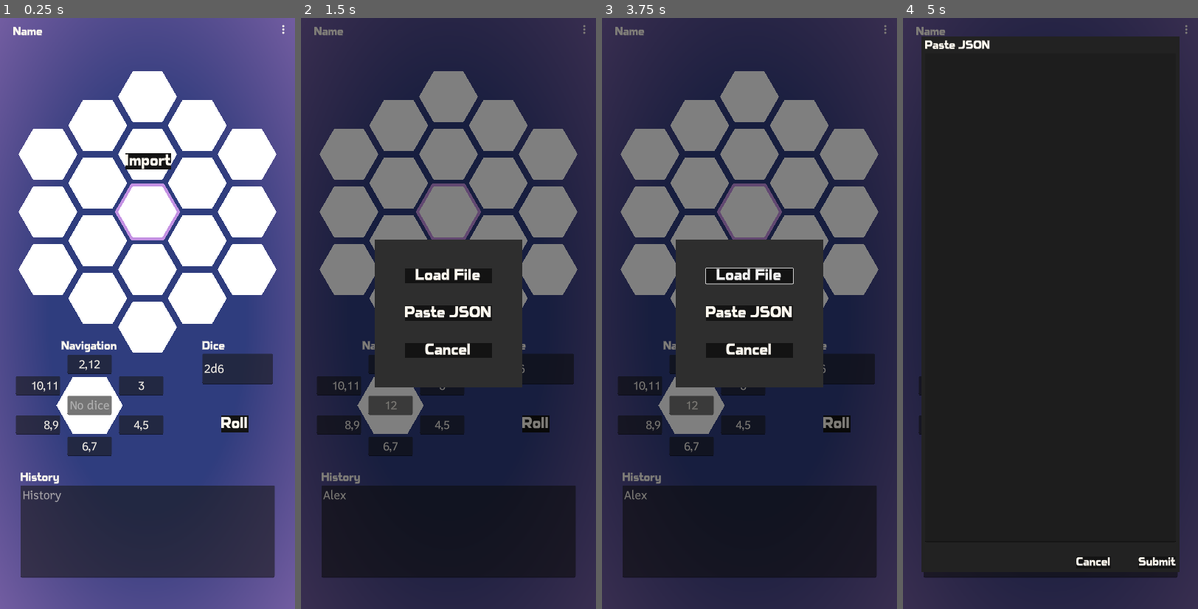
Above: before the commit, frames 1-4 (left to right).
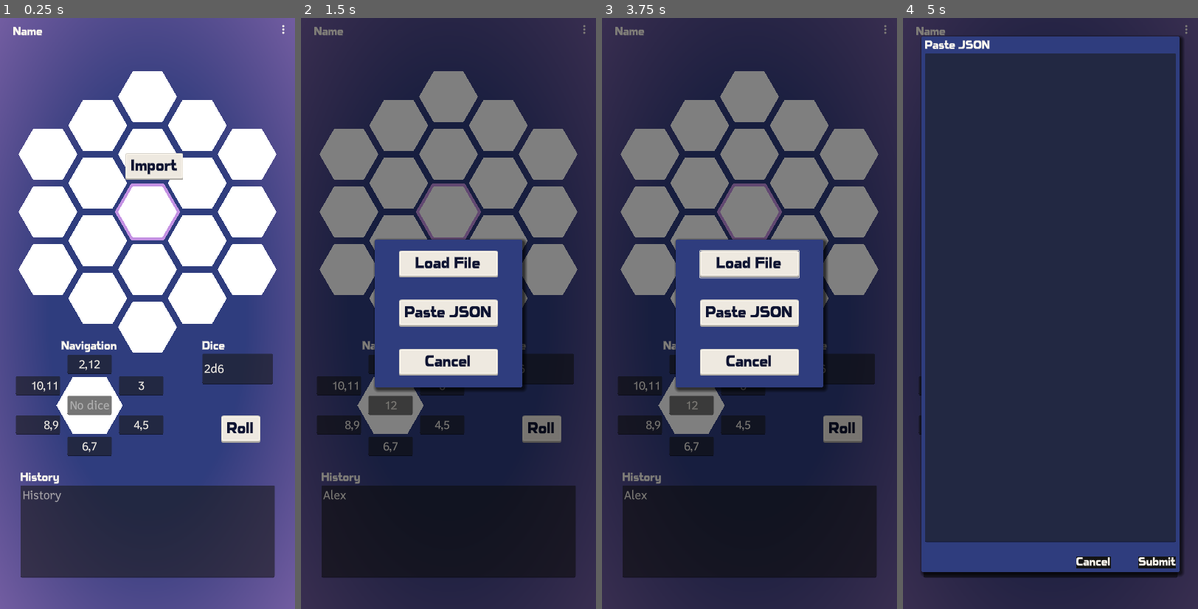
Above: after the commit, the same moments.

Repository: ashestosea/hex-flower
Game: Godot game, scene res://scenes/main.tscn
Same seed, same stepped clock (60 frames per second), same inputs: the game is played once before the commit and once after it.
Inputs (mouse positions are in pixels of both pictures, inside the frame that each line leads up to):
- Up to frame 1 (0.25 s): no input
- Up to frame 2 (1.5 s): click (389, 408) at 0.52 s; type "12" at 0.6 s; click (448, 532) at 0.75 s; type "Alex" at 0.83 s; click "Import" at 1.25 s
- Up to frame 3 (3.75 s): click "Load File" at 2 s; click (722, 413) at 2.77 s; type "12" at 2.85 s; click "Cancel" at 3.5 s
- Up to frame 4 (5 s): click "Paste JSON" at 4.25 s

The runs differ from the first frame. In frame 1, 1.3% of the frame differs, in the area x 42-89%, y 22-72%; in frame 2, 13%; in frame 3, 13%; in frame 4, 80%, in the area x 6-95%, y 3-95%.

Commit message:
Polish big button and modal panel styling

Diff:
--- a/scenes/main.tscn
+++ b/scenes/main.tscn
@@ -39,7 +39,7 @@
 import_menu = NodePath("../MarginContainer/ImportMenu")
 paste_json_menu = NodePath("../MarginContainer/PasteJSONMenu")
 file_dialog = NodePath("../FileDialog")
-json_text_edit = NodePath("../MarginContainer/PasteJSONMenu/ColorRect/MarginContainer/VBoxContainer/PasteJSONBox/TextEdit")
+json_text_edit = NodePath("../MarginContainer/PasteJSONMenu/MarginContainer/VBoxContainer/PasteJSONBox/TextEdit")
 hex_edit = NodePath("../MarginContainer/HexEdit")
 global_back_button = NodePath("../MarginContainer/GlobalBackButton")
 global_back_button_anim = NodePath("../MarginContainer/GlobalBackButton/AnimationPlayer")
@@ -201,56 +201,47 @@
 visible = false
 position = Vector2(3.385, 0)
 
-[node name="ImportMenu" type="Control" parent="MarginContainer"]
+[node name="ImportMenu" type="Panel" parent="MarginContainer"]
 visible = false
-anchors_preset = 0
+layout_mode = 0
 offset_left = 200.0
 offset_top = 600.0
 offset_right = 600.0
 offset_bottom = 1000.0
-theme_type_variation = &"FullScreenButton"
+theme_type_variation = &"ModalPanel"
 metadata/_edit_use_anchors_ = true
 
-[node name="ColorRect" type="ColorRect" parent="MarginContainer/ImportMenu"]
-layout_mode = 1
-anchors_preset = 15
-anchor_right = 1.0
-anchor_bottom = 1.0
-grow_horizontal = 2
-grow_vertical = 2
-color = Color(0.1812, 0.1812, 0.1812, 1)
-
-[node name="CenterContainer" type="CenterContainer" parent="MarginContainer/ImportMenu/ColorRect"]
-layout_mode = 1
-anchors_preset = 15
-anchor_right = 1.0
-anchor_bottom = 1.0
-grow_horizontal = 2
-grow_vertical = 2
-
-[node name="VBoxContainer" type="VBoxContainer" parent="MarginContainer/ImportMenu/ColorRect/CenterContainer"]
+[node name="CenterContainer" type="CenterContainer" parent="MarginContainer/ImportMenu"]
+layout_mode = 1
+anchors_preset = 15
+anchor_right = 1.0
+anchor_bottom = 1.0
+grow_horizontal = 2
+grow_vertical = 2
+
+[node name="VBoxContainer" type="VBoxContainer" parent="MarginContainer/ImportMenu/CenterContainer"]
 layout_mode = 2
 theme_override_constants/separation = 60
 alignment = 1
 
-[node name="File" type="Button" parent="MarginContainer/ImportMenu/ColorRect/CenterContainer/VBoxContainer"]
+[node name="File" type="Button" parent="MarginContainer/ImportMenu/CenterContainer/VBoxContainer"]
 layout_mode = 2
 theme_type_variation = &"BigButton"
 text = "Load File"
 
-[node name="Paste" type="Button" parent="MarginContainer/ImportMenu/ColorRect/CenterContainer/VBoxContainer"]
+[node name="Paste" type="Button" parent="MarginContainer/ImportMenu/CenterContainer/VBoxContainer"]
 layout_mode = 2
 theme_type_variation = &"BigButton"
 text = "Paste JSON"
 
-[node name="Cancel" type="Button" parent="MarginContainer/ImportMenu/ColorRect/CenterContainer/VBoxContainer"]
+[node name="Cancel" type="Button" parent="MarginContainer/ImportMenu/CenterContainer/VBoxContainer"]
 layout_mode = 2
 theme_type_variation = &"BigButton"
 shortcut_feedback = false
 text = "Cancel
 "
 
-[node name="PasteJSONMenu" type="Control" parent="MarginContainer"]
+[node name="PasteJSONMenu" type="Panel" parent="MarginContainer"]
 visible = false
 layout_mode = 1
 anchors_preset = 15
@@ -262,55 +253,46 @@
 offset_bottom = -100.0
 grow_horizontal = 2
 grow_vertical = 2
-theme_type_variation = &"FullScreenButton"
-
-[node name="ColorRect" type="ColorRect" parent="MarginContainer/PasteJSONMenu"]
-layout_mode = 1
-anchors_preset = 15
-anchor_right = 1.0
-anchor_bottom = 1.0
-grow_horizontal = 2
-grow_vertical = 2
-color = Color(0.135617, 0.135617, 0.135617, 1)
-
-[node name="MarginContainer" type="MarginContainer" parent="MarginContainer/PasteJSONMenu/ColorRect"]
-layout_mode = 1
-anchors_preset = 15
-anchor_right = 1.0
-anchor_bottom = 1.0
-grow_horizontal = 2
-grow_vertical = 2
-
-[node name="VBoxContainer" type="VBoxContainer" parent="MarginContainer/PasteJSONMenu/ColorRect/MarginContainer"]
+theme_type_variation = &"ModalPanel"
+
+[node name="MarginContainer" type="MarginContainer" parent="MarginContainer/PasteJSONMenu"]
+layout_mode = 1
+anchors_preset = 15
+anchor_right = 1.0
+anchor_bottom = 1.0
+grow_horizontal = 2
+grow_vertical = 2
+
+[node name="VBoxContainer" type="VBoxContainer" parent="MarginContainer/PasteJSONMenu/MarginContainer"]
 layout_mode = 2
 theme_override_constants/separation = 40
 
-[node name="PasteJSONBox" type="VBoxContainer" parent="MarginContainer/PasteJSONMenu/ColorRect/MarginContainer/VBoxContainer"]
+[node name="PasteJSONBox" type="VBoxContainer" parent="MarginContainer/PasteJSONMenu/MarginContainer/VBoxContainer"]
 layout_mode = 2
 size_flags_vertical = 3
 theme_override_constants/separation = 5
 
-[node name="Label" type="Label" parent="MarginContainer/PasteJSONMenu/ColorRect/MarginContainer/VBoxContainer/PasteJSONBox"]
+[node name="Label" type="Label" parent="MarginContainer/PasteJSONMenu/MarginContainer/VBoxContainer/PasteJSONBox"]
 layout_mode = 2
 theme_type_variation = &"HeaderMedium"
 text = "Paste JSON"
 
-[node name="TextEdit" type="TextEdit" parent="MarginContainer/PasteJSONMenu/ColorRect/MarginContainer/VBoxContainer/PasteJSONBox"]
-layout_mode = 2
-size_flags_vertical = 3
-
-[node name="HBoxContainer" type="HBoxContainer" parent="MarginContainer/PasteJSONMenu/ColorRect/MarginContainer/VBoxContainer"]
+[node name="TextEdit" type="TextEdit" parent="MarginContainer/PasteJSONMenu/MarginContainer/VBoxContainer/PasteJSONBox"]
+layout_mode = 2
+size_flags_vertical = 3
+
+[node name="HBoxContainer" type="HBoxContainer" parent="MarginContainer/PasteJSONMenu/MarginContainer/VBoxContainer"]
 layout_mode = 2
 theme_override_constants/separation = 75
 alignment = 2
 
-[node name="Cancel" type="Button" parent="MarginContainer/PasteJSONMenu/ColorRect/MarginContainer/VBoxContainer/HBoxContainer"]
+[node name="Cancel" type="Button" parent="MarginContainer/PasteJSONMenu/MarginContainer/VBoxContainer/HBoxContainer"]
 layout_mode = 2
 size_flags_horizontal = 4
 text = "Cancel
 "
 
-[node name="Submit" type="Button" parent="MarginContainer/PasteJSONMenu/ColorRect/MarginContainer/VBoxContainer/HBoxContainer"]
+[node name="Submit" type="Button" parent="MarginContainer/PasteJSONMenu/MarginContainer/VBoxContainer/HBoxContainer"]
 layout_mode = 2
 size_flags_horizontal = 4
 text = "Submit"
@@ -320,8 +302,8 @@
 [connection signal="pressed" from="MarginContainer/ImportButton" to="Manager" method="_on_open_import_pressed"]
 [connection signal="pressed" from="MarginContainer/ImportButton" to="MarginContainer/ImportButton" method="hide"]
 [connection signal="pressed" from="MarginContainer/RollButton" to="Manager" method="_on_roll_pressed"]
-[connection signal="pressed" from="MarginContainer/ImportMenu/ColorRect/CenterContainer/VBoxContainer/File" to="Manager" method="_on_load_file_pressed"]
-[connection signal="pressed" from="MarginContainer/ImportMenu/ColorRect/CenterContainer/VBoxContainer/Paste" to="Manager" method="_on_open_paste_pressed"]
-[connection signal="pressed" from="MarginContainer/ImportMenu/ColorRect/CenterContainer/VBoxContainer/Cancel" to="Manager" method="import_menu_hide"]
-[connection signal="pressed" from="MarginContainer/PasteJSONMenu/ColorRect/MarginContainer/VBoxContainer/HBoxContainer/Cancel" to="Manager" method="paste_json_menu_hide"]
-[connection signal="pressed" from="MarginContainer/PasteJSONMenu/ColorRect/MarginContainer/VBoxContainer/HBoxContainer/Submit" to="Manager" method="_on_load_paste_pressed"]
+[connection signal="pressed" from="MarginContainer/ImportMenu/CenterContainer/VBoxContainer/File" to="Manager" method="_on_load_file_pressed"]
+[connection signal="pressed" from="MarginContainer/ImportMenu/CenterContainer/VBoxContainer/Paste" to="Manager" method="_on_open_paste_pressed"]
+[connection signal="pressed" from="MarginContainer/ImportMenu/CenterContainer/VBoxContainer/Cancel" to="Manager" method="import_menu_hide"]
+[connection signal="pressed" from="MarginContainer/PasteJSONMenu/MarginContainer/VBoxContainer/HBoxContainer/Cancel" to="Manager" method="paste_json_menu_hide"]
+[connection signal="pressed" from="MarginContainer/PasteJSONMenu/MarginContainer/VBoxContainer/HBoxContainer/Submit" to="Manager" method="_on_load_paste_pressed"]
--- /dev/null
+++ b/themes/big_button_hover_style.tres
@@ -0,0 +1,15 @@
+[gd_resource type="StyleBoxTexture" load_steps=2 format=3 uid="uid://gtcpq4xt7ftv"]
+
+[ext_resource type="Texture2D" uid="uid://brlbae8x8hehl" path="res://assets/button.png" id="1_xqyhi"]
+
+[resource]
+content_margin_left = 16.0
+content_margin_top = 16.0
+content_margin_right = 16.0
+content_margin_bottom = 16.0
+texture = ExtResource("1_xqyhi")
+texture_margin_left = 6.0
+texture_margin_top = 5.0
+texture_margin_right = 6.0
+texture_margin_bottom = 9.0
+modulate_color = Color(1, 0.98786, 0.963048, 1)
--- /dev/null
+++ b/themes/big_button_normal_style.tres
@@ -0,0 +1,15 @@
+[gd_resource type="StyleBoxTexture" load_steps=2 format=3 uid="uid://d1tygjhieeohh"]
+
+[ext_resource type="Texture2D" uid="uid://brlbae8x8hehl" path="res://assets/button.png" id="1_py2hi"]
+
+[resource]
+content_margin_left = 16.0
+content_margin_top = 16.0
+content_margin_right = 16.0
+content_margin_bottom = 16.0
+texture = ExtResource("1_py2hi")
+texture_margin_left = 6.0
+texture_margin_top = 5.0
+texture_margin_right = 6.0
+texture_margin_bottom = 9.0
+modulate_color = Color(1, 0.980392, 0.941176, 1)
--- /dev/null
+++ b/themes/big_button_pressed_style.tres
@@ -0,0 +1,15 @@
+[gd_resource type="StyleBoxTexture" load_steps=2 format=3 uid="uid://c083grj8staeh"]
+
+[ext_resource type="Texture2D" uid="uid://dmpfjabaelujh" path="res://assets/button_pressed.png" id="1_1ucec"]
+
+[resource]
+content_margin_left = 16.0
+content_margin_top = 16.0
+content_margin_right = 16.0
+content_margin_bottom = 11.0
+texture = ExtResource("1_1ucec")
+texture_margin_left = 5.0
+texture_margin_top = 5.0
+texture_margin_right = 5.0
+texture_margin_bottom = 5.0
+modulate_color = Color(1, 0.98786, 0.963048, 1)
--- a/themes/default_theme.tres
+++ b/themes/default_theme.tres
@@ -1,15 +1,19 @@
-[gd_resource type="Theme" load_steps=27 format=3 uid="uid://ffkwu82iptgy"]
+[gd_resource type="Theme" load_steps=31 format=3 uid="uid://ffkwu82iptgy"]
 
 [ext_resource type="FontFile" uid="uid://bkrx6s1iret2i" path="res://assets/fonts/Deledda Open Black.ttf" id="1_w30x4"]
 [ext_resource type="Texture2D" uid="uid://bn5gfbeq7enpa" path="res://assets/barrier_off.png" id="2_8qj15"]
 [ext_resource type="Texture2D" uid="uid://4xwx5r8w6juj" path="res://assets/barrier_on.png" id="3_5rgt6"]
 [ext_resource type="FontFile" uid="uid://yrvvlsqlhpds" path="res://assets/fonts/Cadman_Roman.otf" id="3_w6qed"]
 [ext_resource type="StyleBox" uid="uid://dy1d2ln28ixj7" path="res://themes/color_pick_button_style.tres" id="4_nid1m"]
+[ext_resource type="StyleBox" uid="uid://gtcpq4xt7ftv" path="res://themes/big_button_hover_style.tres" id="4_nujxi"]
+[ext_resource type="StyleBox" uid="uid://d1tygjhieeohh" path="res://themes/big_button_normal_style.tres" id="4_yrxdy"]
+[ext_resource type="StyleBox" uid="uid://c083grj8staeh" path="res://themes/big_button_pressed_style.tres" id="5_g3uct"]
 [ext_resource type="StyleBox" uid="uid://g4kae1g15uf1" path="res://themes/full_screen_button_style.tres" id="5_ty1m6"]
 [ext_resource type="StyleBox" uid="uid://cv55d5ti65eo" path="res://themes/modal_button_hover_style.tres" id="6_2aert"]
 [ext_resource type="StyleBox" uid="uid://6i2ejlbk2vao" path="res://themes/modal_button_style.tres" id="6_11ty6"]
 [ext_resource type="StyleBox" uid="uid://p1aocs10cir2" path="res://themes/modal_button_pressed_style.tres" id="7_abx76"]
 [ext_resource type="FontFile" uid="uid://bovxk6tmyqn2u" path="res://assets/fonts/Deledda Open Semibold.ttf" id="7_n0opb"]
+[ext_resource type="StyleBox" uid="uid://4opu57ddehj6" path="res://themes/modal_panel_style.tres" id="14_wbhtv"]
 
 [sub_resource type="StyleBoxFlat" id="StyleBoxFlat_r3wbk"]
 bg_color = Color(0.14902, 0.14902, 0.14902, 1)
@@ -79,8 +83,17 @@
 BarrierCheckButton/icons/checked = ExtResource("3_5rgt6")
 BarrierCheckButton/icons/unchecked = ExtResource("2_8qj15")
 BigButton/base_type = &"Button"
+BigButton/colors/font_color = Color(0.0500322, 0.0751245, 0.190924, 1)
+BigButton/colors/font_disabled_color = Color(0.0500322, 0.0751245, 0.190924, 1)
+BigButton/colors/font_focus_color = Color(0.0500322, 0.0751245, 0.190924, 1)
+BigButton/colors/font_hover_color = Color(0.0500322, 0.0751245, 0.190924, 1)
+BigButton/colors/font_hover_pressed_color = Color(0.0500322, 0.0751245, 0.190924, 1)
+BigButton/colors/font_pressed_color = Color(0.0500322, 0.0751245, 0.190924, 1)
 BigButton/font_sizes/font_size = 40
 BigButton/fonts/font = ExtResource("1_w30x4")
+BigButton/styles/hover = ExtResource("4_nujxi")
+BigButton/styles/normal = ExtResource("4_yrxdy")
+BigButton/styles/pressed = ExtResource("5_g3uct")
 Button/fonts/font = ExtResource("1_w30x4")
 Button/styles/hover = SubResource("StyleBoxFlat_r3wbk")
 Button/styles/normal = SubResource("StyleBoxFlat_v8l1i")
@@ -143,6 +156,8 @@
 ModalButtonPos/colors/font_focus_color = Color(0.694118, 0.890196, 0.572549, 1)
 ModalButtonPos/colors/font_hover_color = Color(0.694118, 0.890196, 0.572549, 0.784314)
 ModalButtonPos/colors/font_pressed_color = Color(0.694118, 0.890196, 0.572549, 1)
+ModalPanel/base_type = &"Panel"
+ModalPanel/styles/panel = ExtResource("14_wbhtv")
 TextEdit/colors/background_color = Color(0, 0, 0, 0)
 TextEdit/colors/caret_color = Color(1, 0.980392, 0.941176, 1)
 TextEdit/colors/font_placeholder_color = Color(1, 0.980392, 0.941176, 0.6)
--- /dev/null
+++ b/themes/modal_panel_style.tres
@@ -0,0 +1,10 @@
+[gd_resource type="StyleBoxFlat" format=3 uid="uid://4opu57ddehj6"]
+
+[resource]
+bg_color = Color(0.184314, 0.239216, 0.494118, 1)
+corner_radius_top_left = 5
+corner_radius_top_right = 5
+corner_radius_bottom_right = 5
+corner_radius_bottom_left = 5
+shadow_size = 10
+shadow_offset = Vector2(5, 5)
